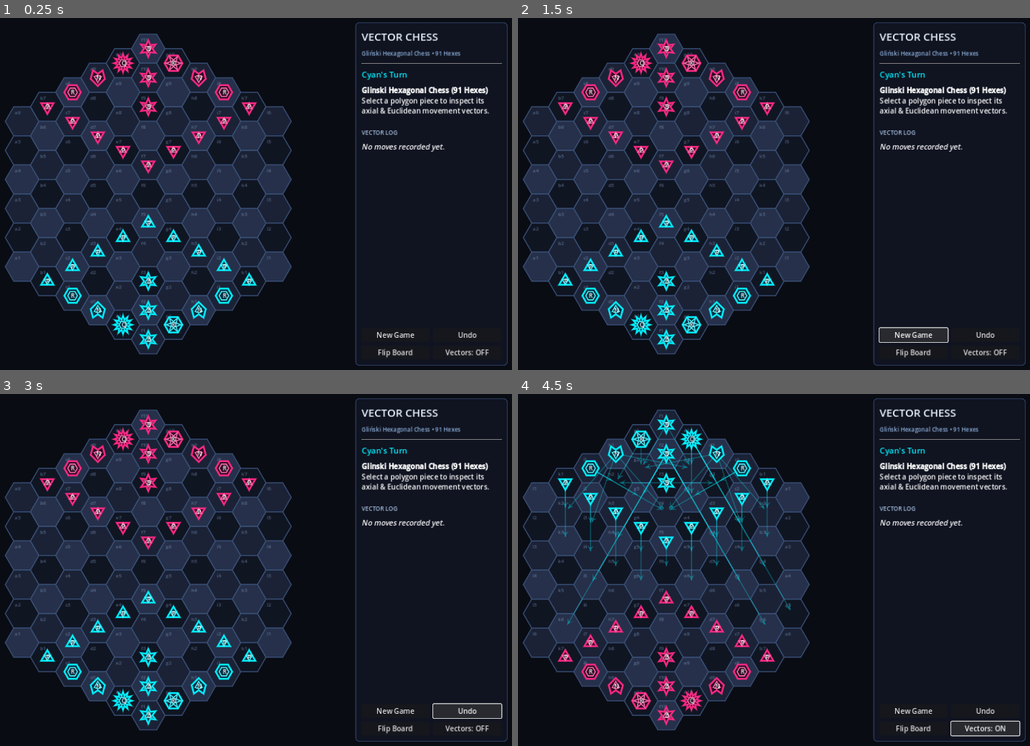
Above: before the commit, frames 1-4 (two rows, left to right).
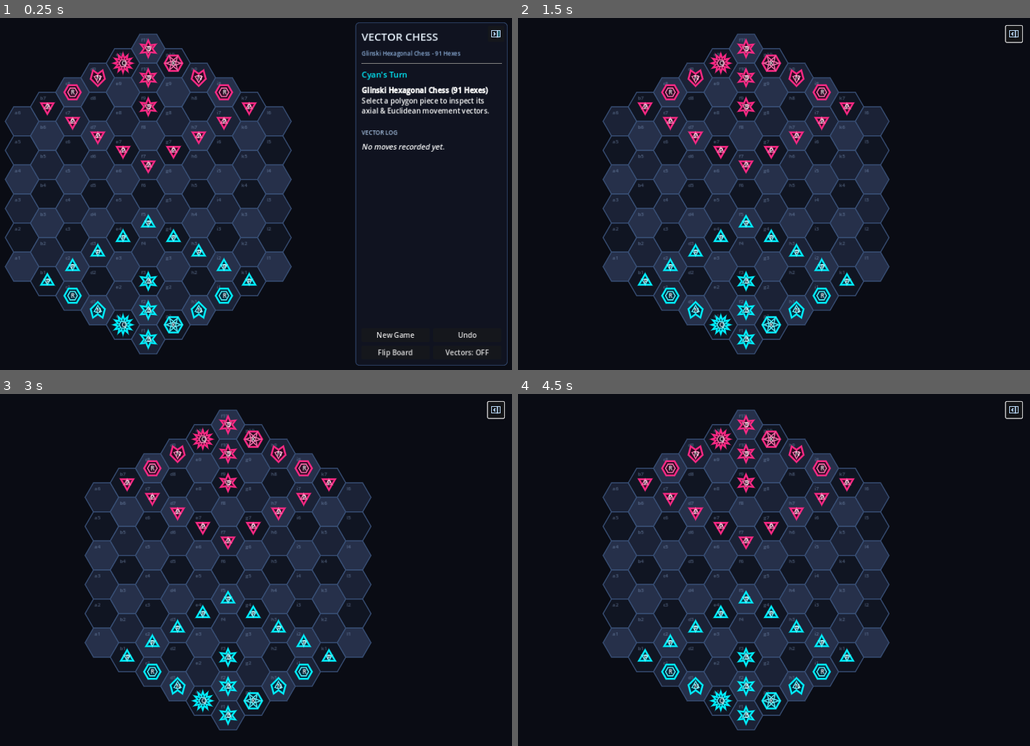
Above: after the commit, the same moments.

Repository: mdsolarflare/vector-chess
Game: Godot game, scene res://scenes/main.tscn
The game is run twice, just before and just after one commit, with the same random seed, the same clock (stepped at 60 frames per second) and the same inputs.
Inputs (mouse positions are in pixels of both pictures, inside the frame that each line leads up to):
- Up to frame 1 (0.25 s): no input
- Up to frame 2 (1.5 s): click (1014, 35) at 0.52 s; click (912, 334) at 1.25 s, where only the run before the commit has a clickable "New Game"
- Up to frame 3 (3 s): click (394, 710) at 2 s, where only the run before the commit has a clickable "New Game"; click (465, 710) at 2.75 s, where only the run before the commit has a clickable "Undo"
- Up to frame 4 (4.5 s): click (912, 728) at 3.5 s, where only the run before the commit has a clickable "Flip Board"; click (983, 728) at 4.25 s, where only the run before the commit has a clickable "Vectors: OFF"

The runs differ from the first frame. In frame 1, less than 0.1% of the frame differs, in the area x 72-98%, y 3-11%; in frame 2, 34%; in frame 3, 34%; in frame 4, 35%, in the area x 0-100%, y 1-99%.

Commit message:
Add hide - show ui button

Diff:
--- a/scenes/main.tscn
+++ b/scenes/main.tscn
@@ -72,7 +72,7 @@
 layout_mode = 2
 theme_override_colors/font_color = Color(0.55, 0.68, 0.85, 1)
 theme_override_font_sizes/font_size = 13
-text = "Gliński Hexagonal Chess • 91 Hexes"
+text = "Glinski Hexagonal Chess - 91 Hexes"
 
 [node name="HSeparator1" type="HSeparator" parent="MarginContainer/MainLayout/SidePanel/VBox"]
 layout_mode = 2
@@ -173,6 +173,20 @@
 size_flags_horizontal = 3
 text = "Vectors: OFF"
 
+[node name="TogglePanelButton" type="Button" parent="."]
+unique_name_in_owner = true
+custom_minimum_size = Vector2(36, 36)
+layout_mode = 1
+anchors_preset = 1
+anchor_left = 1.0
+anchor_right = 1.0
+offset_left = -60.0
+offset_top = 24.0
+offset_right = -24.0
+offset_bottom = 60.0
+grow_horizontal = 0
+tooltip_text = "Hide Side Panel"
+
 [connection signal="pressed" from="MarginContainer/MainLayout/SidePanel/VBox/PromotionBox/PromoteGrid/PromoteQueenBtn" to="." method="_on_promote_queen_pressed"]
 [connection signal="pressed" from="MarginContainer/MainLayout/SidePanel/VBox/PromotionBox/PromoteGrid/PromoteRookBtn" to="." method="_on_promote_rook_pressed"]
 [connection signal="pressed" from="MarginContainer/MainLayout/SidePanel/VBox/PromotionBox/PromoteGrid/PromoteBishopBtn" to="." method="_on_promote_bishop_pressed"]
@@ -181,3 +195,4 @@
 [connection signal="pressed" from="MarginContainer/MainLayout/SidePanel/VBox/ControlsGrid/UndoButton" to="." method="_on_undo_pressed"]
 [connection signal="pressed" from="MarginContainer/MainLayout/SidePanel/VBox/ControlsGrid/FlipButton" to="." method="_on_flip_pressed"]
 [connection signal="pressed" from="MarginContainer/MainLayout/SidePanel/VBox/ControlsGrid/VectorsButton" to="." method="_on_vectors_pressed"]
+[connection signal="pressed" from="TogglePanelButton" to="." method="_on_toggle_panel_pressed"]
--- a/scripts/main.gd
+++ b/scripts/main.gd
@@ -12,14 +12,17 @@
 @onready var vectors_button: Button = %VectorsButton
 @onready var side_panel: PanelContainer = %SidePanel
 @onready var promotion_box: VBoxContainer = %PromotionBox
+@onready var toggle_panel_button: Button = %TogglePanelButton
 
 
 func _ready() -> void:
 	vector_board.move_executed.connect(_on_move_executed)
 	vector_board.selection_changed.connect(_on_selection_changed)
 	vector_board.promotion_requested.connect(_on_promotion_requested)
+	toggle_panel_button.draw.connect(_on_toggle_panel_button_draw)
 	get_viewport().size_changed.connect(_on_viewport_size_changed)
 	_on_viewport_size_changed()
+	_update_toggle_panel_button()
 	_refresh_hud()
 
 
@@ -35,6 +38,75 @@
 		side_panel.custom_minimum_size = Vector2(340, 0)
 
 
+func _on_toggle_panel_pressed() -> void:
+	side_panel.visible = not side_panel.visible
+	_update_toggle_panel_button()
+	vector_board.queue_redraw()
+
+
+func _update_toggle_panel_button() -> void:
+	if toggle_panel_button == null or side_panel == null:
+		return
+	toggle_panel_button.text = ""
+	toggle_panel_button.tooltip_text = "Hide Side Panel" if side_panel.visible else "Show Side Panel"
+	toggle_panel_button.queue_redraw()
+
+
+func _on_toggle_panel_button_draw() -> void:
+	var btn := toggle_panel_button
+	var s := btn.size
+	var icon_w := 20.0
+	var icon_h := 15.0
+	var top_left := (s - Vector2(icon_w, icon_h)) * 0.5
+	var rect := Rect2(top_left, Vector2(icon_w, icon_h))
+
+	var stroke_col := Color(0.75, 0.88, 1.0, 0.95)
+	var fill_col := Color(0.0, 0.94, 1.0, 0.28)
+	var split_x := rect.position.x + icon_w * 0.65
+
+	# If panel is visible, highlight the right-hand sidebar column fill
+	if side_panel != null and side_panel.visible:
+		var side_rect := Rect2(
+			Vector2(split_x, rect.position.y + 1.0),
+			Vector2(rect.end.x - split_x - 1.0, icon_h - 2.0)
+		)
+		btn.draw_rect(side_rect, fill_col, true)
+
+	# Outer frame of the split-panel icon
+	btn.draw_rect(rect, stroke_col, false, 1.6)
+
+	# Vertical sidebar divider line
+	btn.draw_line(
+		Vector2(split_x, rect.position.y),
+		Vector2(split_x, rect.end.y),
+		stroke_col,
+		1.5,
+		true
+	)
+
+	# Collapse/expand chevron inside the main viewport section
+	var cy := rect.get_center().y
+	var cx := rect.position.x + (split_x - rect.position.x) * 0.5
+	var chev_w := 2.4
+	var chev_h := 3.0
+	var chevron: PackedVector2Array
+	if side_panel != null and side_panel.visible:
+		# Point right (collapse panel ->)
+		chevron = PackedVector2Array([
+			Vector2(cx - chev_w * 0.5, cy - chev_h),
+			Vector2(cx + chev_w * 0.5, cy),
+			Vector2(cx - chev_w * 0.5, cy + chev_h),
+		])
+	else:
+		# Point left (expand panel <-)
+		chevron = PackedVector2Array([
+			Vector2(cx + chev_w * 0.5, cy - chev_h),
+			Vector2(cx - chev_w * 0.5, cy),
+			Vector2(cx + chev_w * 0.5, cy + chev_h),
+		])
+	btn.draw_polyline(chevron, stroke_col, 1.6, true)
+
+
 func _on_move_executed(_move: GameRules.VectorMove, _notation: String) -> void:
 	promotion_box.visible = false
 	_refresh_hud()
@@ -45,6 +117,9 @@
 
 
 func _on_promotion_requested(_pending_move: GameRules.VectorMove, _team: PieceData.Team) -> void:
+	if not side_panel.visible:
+		side_panel.visible = true
+		_update_toggle_panel_button()
 	promotion_box.visible = true
 	status_label.text = "Select Promotion Piece"
 
